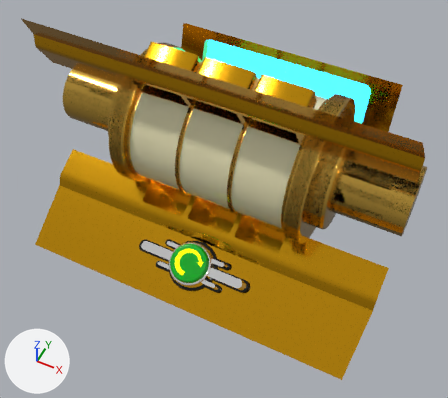
A saved change to the glTF model cilindro.glb.
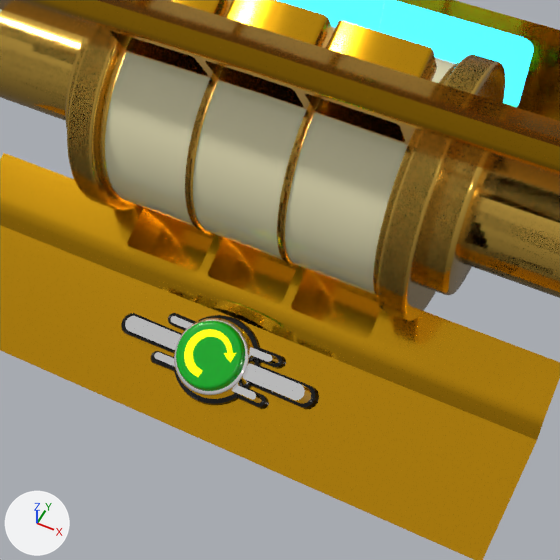
Each version appears first whole from a 50 mm lens placed at (15.6, -33.0, 33.9), pointed at (0.8, -3.5, -3.1), and next in a close-up on the part from 16% to 86% of the width and 16% to 95% of the height. The axes (+X, +Y, +Z) are drawn at lower left. The lights are the same throughout. The older version's two pictures come first. Where no turn or scale is listed for an object, it has been applied to the vertices.

Objects in the first close-up: 'carcasa', 'cilindro', 'spin', 'spin_base'.
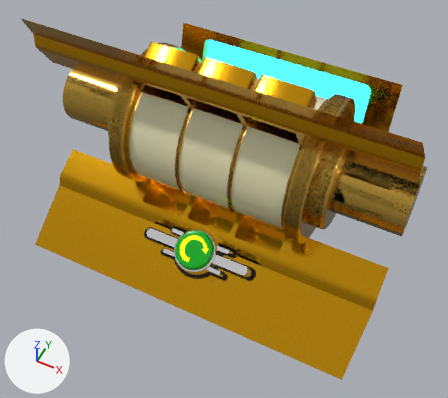
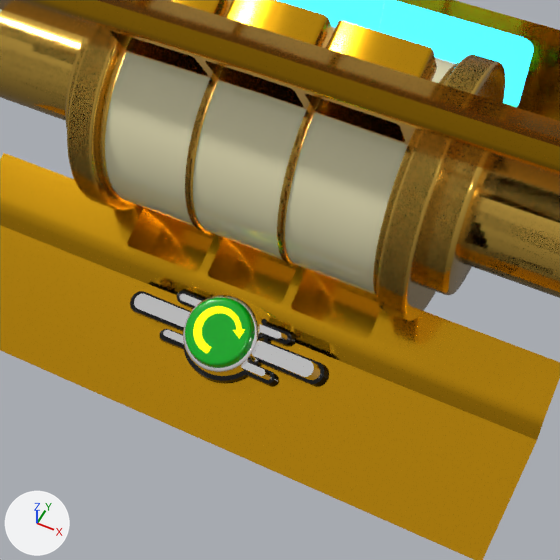
Location of each change, [x1, y1, x2, y2] in pixels of the close-ups (560 x 560 px):
```json
{"object": "spin_base", "change": "moved", "before": [121, 313, 319, 409], "after": [130, 291, 328, 386]}
{"object": "spin", "change": "moved", "before": [176, 321, 245, 391], "after": [185, 298, 255, 368]}
```

Scene script edits in JSON lines:
```json
{"op": "set", "path": "ob_spin_base.location", "old": "(-0.01, -7.7, -7.23)", "new": "(-0.01, -6.79, -6.59)"}
{"op": "set", "path": "ob_spin.location", "old": "(-0.01, -7.65, -7.29)", "new": "(-0.01, -6.76, -6.62)"}
```
